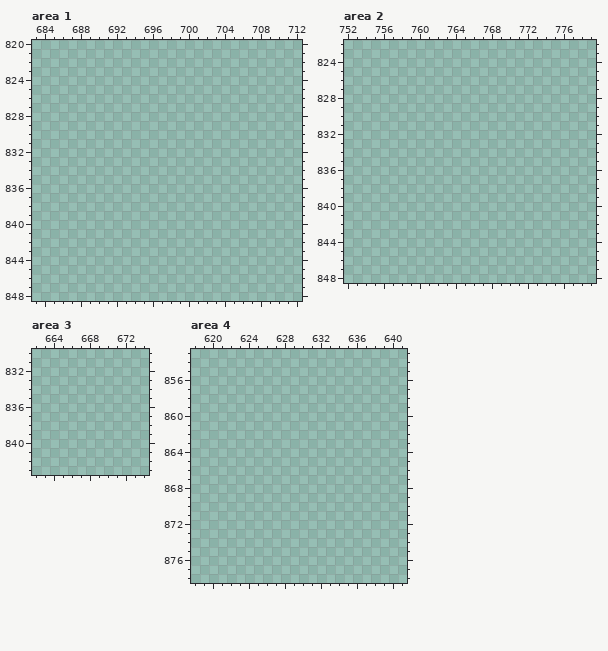
Pixel-art file, stored at Assets/Sprites/floor.aseprite. That is the earlier state.
1024x1024 pixels, 1 frame. Colours within 5 levels of each other are drawn and written as one. Shown: area 1: x 683..712, y 820..848; area 2: x 752..779, y 822..848; area 3: x 662..674, y 830..843; area 4: x 618..641, y 853..878. The commit also changed other parts of the picture, which this record leaves out.
Palette (. is transparent): 
After:
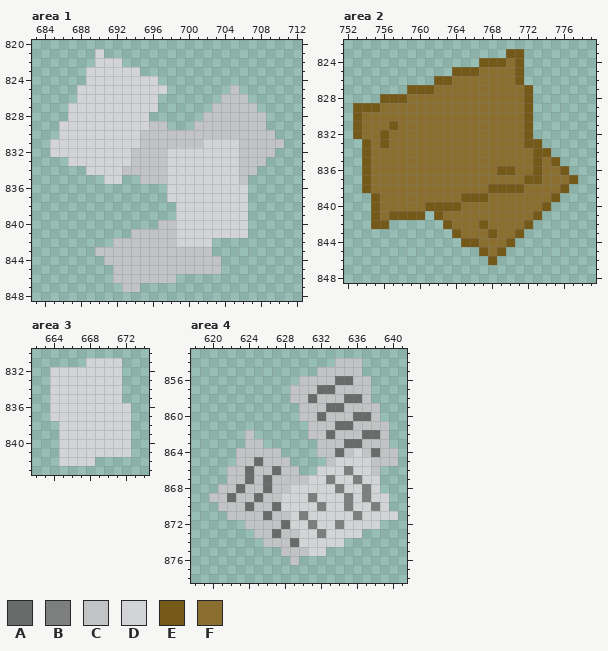
Colours new in this view: A #696a6a  B #7d7e7e  C #c2c3c5  D #d3d4d6  E #755919  F #8a6f30
The edit:
Changed rows in their new state; - is an unchanged pixel.
Area 1:
first column x 685:
821 -----D--------------------
822 -----DDD------------------
823 ----DDDDDD----------------
824 ----DDDDDDDD--------------
825 ---DDDDDDDDDD-------C-----
826 ---DDDDDDDDD-------CCC----
827 --DDDDDDDDDD------CCCCC---
828 --DDDDDDDDD------CCCCCCC--
829 -DDDDDDDDDDCC---CCCCCCCC--
830 -DDDDDDDDDCCCCCCCCCCCCCCC-
831 DDDDDDDDDDCCCCCCCDDDDCCCCC
832 DDDDDDDDDCCCCDDDDDDDDCCCC-
833 --DDDDDDDCCCCDDDDDDDDCCC--
834 ----DDDDCCCCCDDDDDDDDCC---
835 ------DD--CCCDDDDDDDDC----
836 -------------DDDDDDDDD----
837 -------------DDDDDDDDD----
838 --------------DDDDDDDD----
839 --------------DDDDDDDD----
840 ------------CCDDDDDDDD----
841 ---------CCCCCDDDDDDDD----
842 -------CCCCCCCDDDD--------
843 -----CCCCCCCCCCCCC--------
844 ------CCCCCCCCCCCCC-------
845 -------CCCCCCCCCCCC-------
846 -------CCCCCCC------------
847 --------CC----------------
Area 2:
first column x 753:
823 -----------------EE------
824 --------------EEEFE------
825 -----------EEEFFFFE------
826 ---------EEFFFFFFFE------
827 ------EEEFFFFFFFFFFE-----
828 ---EEEFFFFFFFFFFFFFE-----
829 EEEFFFFFFFFFFFFFFFFE-----
830 EFFFFFFFFFFFFFFFFFFE-----
831 EFFFEFFFFFFFFFFFFFFE-----
832 EFFEFFFFFFFFFFFFFFFE-----
833 -EFEFFFFFFFFFFFFFFFEE----
834 -EFFFFFFFFFFFFFFFFFFEE---
835 -EFFFFFFFFFFFFFFFFFFEFE--
836 -EFFFFFFFFFFFFFFEEFFEFFE-
837 -EFFFFFFFFFFFFFFFFFEEFFFE
838 -EFFFFFFFFFFFFFEEEEFFFFE-
839 --EFFFFFFFFFEEEFFFFFFFE--
840 --EFFFFFEEEEFFFFFFFFFE---
841 --EFEEEE-EFFFFFFFFFFE----
842 --EE------EFFFEFFFFE-----
843 -----------EFFFEFFE------
844 ------------EEFFFE-------
845 --------------EFE--------
846 ---------------E---------
Area 3:
first column x 664:
831 ----DDDD-
832 DDDDDDDD-
833 DDDDDDDD-
834 DDDDDDDD-
835 DDDDDDDD-
836 DDDDDDDDD
837 DDDDDDDDD
838 -DDDDDDDD
839 -DDDDDDDD
840 -DDDDDDDD
841 -DDDDDDDD
842 -DDDD----
Area 4:
first column x 620:
854 --------------CCC----
855 ------------CCCCC----
856 ----------CCCCAACC---
857 ---------CCCAACCCC---
858 ---------CCACCCAAC---
859 ----------CCCAACCCC--
860 ----------CCACCCAAC--
861 -----------CCCAACCCC-
862 ----C------CCACCCAAC-
863 ----CC------CCCAACCC-
864 ---CCCCC----CCACDCACC
865 ---CCACCC----CDDDDCCC
866 --CCACCACC--DDDBDDC--
867 --CCACACCCCDDBDDBDD--
868 -CCACCACCDDDDDBDDBD--
869 CCACCACCDDDBDDDBDBDD-
870 -CCCACCADDDDBDDBDDBD-
871 --CCCCACCDBDDDDDBDDDD
872 ----CCCCADDBDDBDDDD--
873 -----CCACCDDBDDDD----
874 ------CCCADDDDD------
875 --------CCCDD--------
876 ---------C-----------
Where, in picture pixels (left, top, right, bottom), the same in both pictures:
added: (50, 49, 284, 292)
added: (353, 49, 578, 265)
added: (50, 358, 131, 466)
added: (209, 358, 398, 565)
